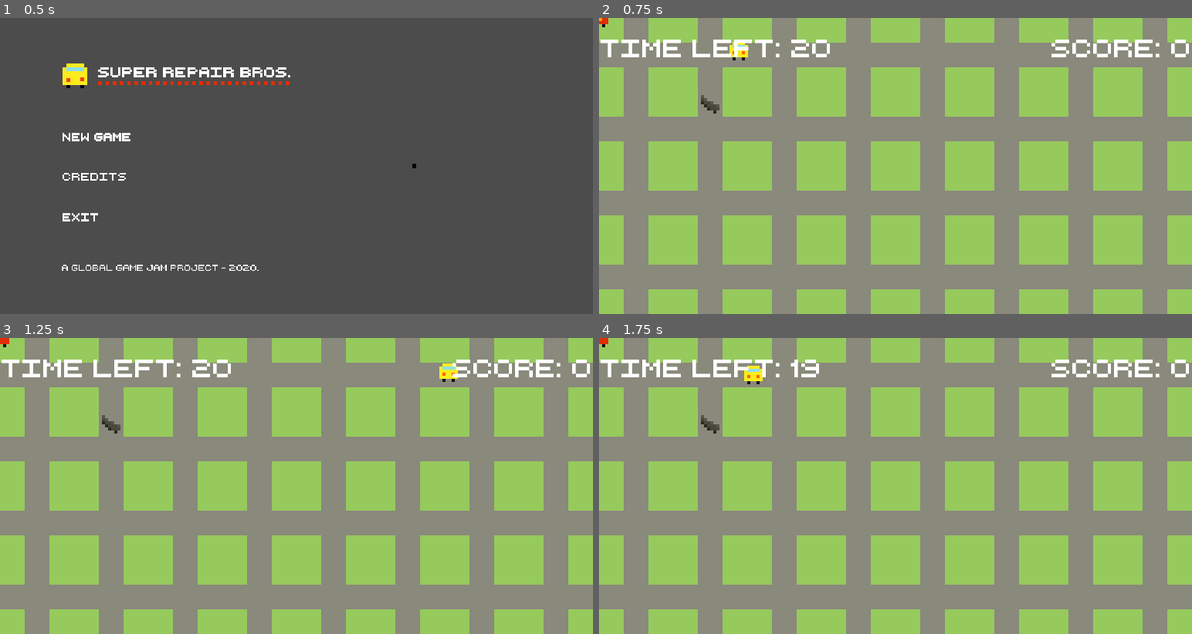
Above: before the commit, frames 1-4 (two rows, left to right).
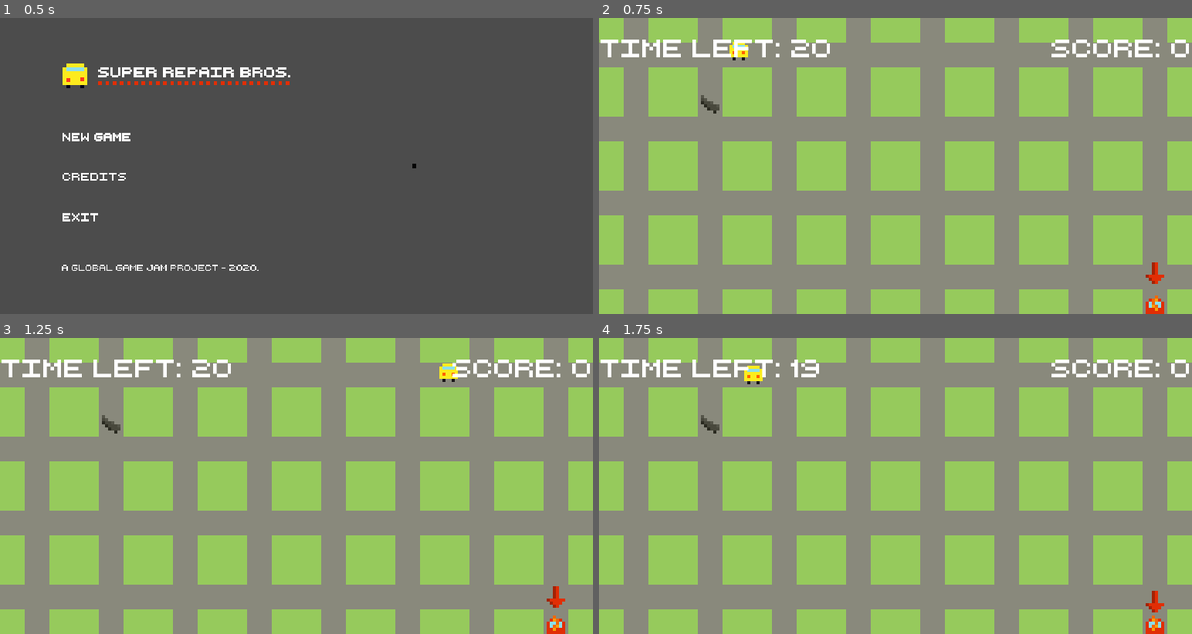
Above: after the commit, the same moments.

Repository: super-repair-bros/super-repair-bros
Game: Godot game, scene res://Scenes/TitleScreen/TitleScreen.tscn
The game is run twice, just before and just after one commit, with the same random seed, the same clock (stepped at 60 frames per second) and the same inputs.
Inputs (mouse positions are in pixels of both pictures, inside the frame that each line leads up to):
- Up to frame 1 (0.5 s): no input
- Up to frame 2 (0.75 s): click (776, 136) at 0.5 s
- Up to frame 3 (1.25 s): no input
- Up to frame 4 (1.75 s): hold D (right) from 1.28 s (still down)

Frame 1 is identical in both runs. In frame 2, 0.3% of the frame differs, in the area x 0-96%, y 0-100%; in frame 3, 0.3%; in frame 4, 0.3%.

Commit message:
Fix wreck placing

Diff:
--- a/Scenes/Wrack/Wrack.gd
+++ b/Scenes/Wrack/Wrack.gd
@@ -37,5 +37,5 @@
 		position.y = posy
 		isplaced = true
 
-func place_a_wrack():
+func placewrack():
 	isplaced = false
--- a/Scenes/Wrack/Wrack.tscn
+++ b/Scenes/Wrack/Wrack.tscn
@@ -50,3 +50,4 @@
 
 [node name="AnimationPlayer" type="AnimationPlayer" parent="."]
 anims/broken = SubResource( 2 )
+[connection signal="wrackplease" from="." to="." method="placewrack"]
